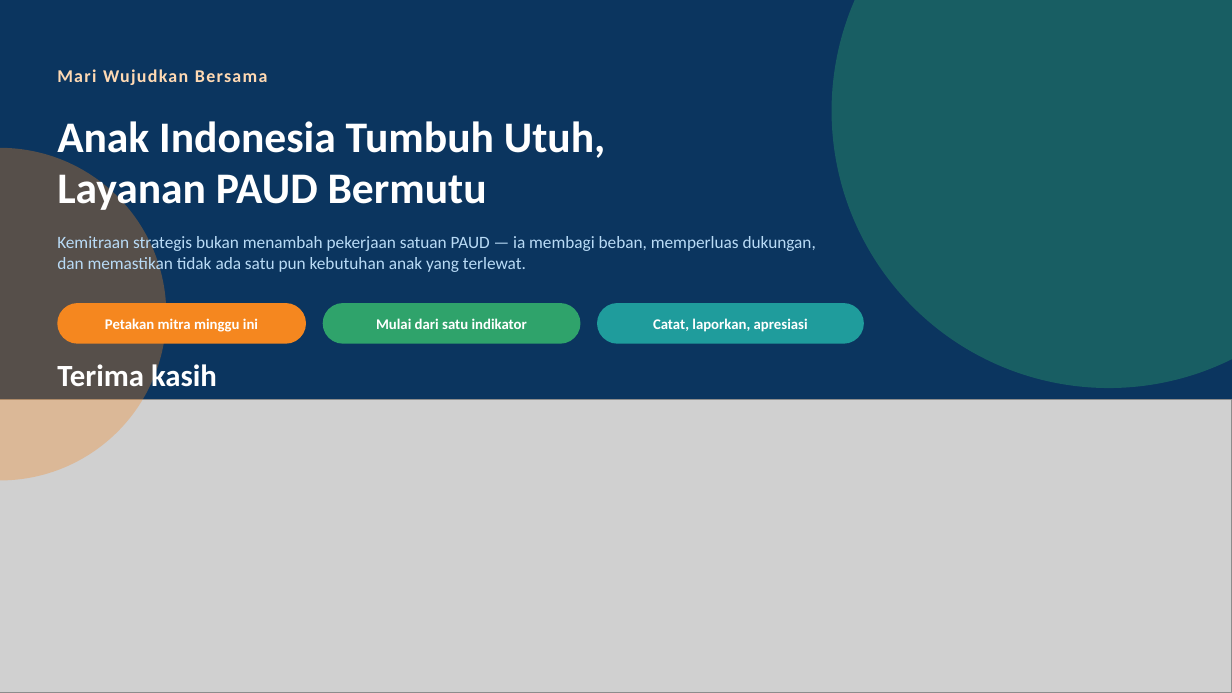
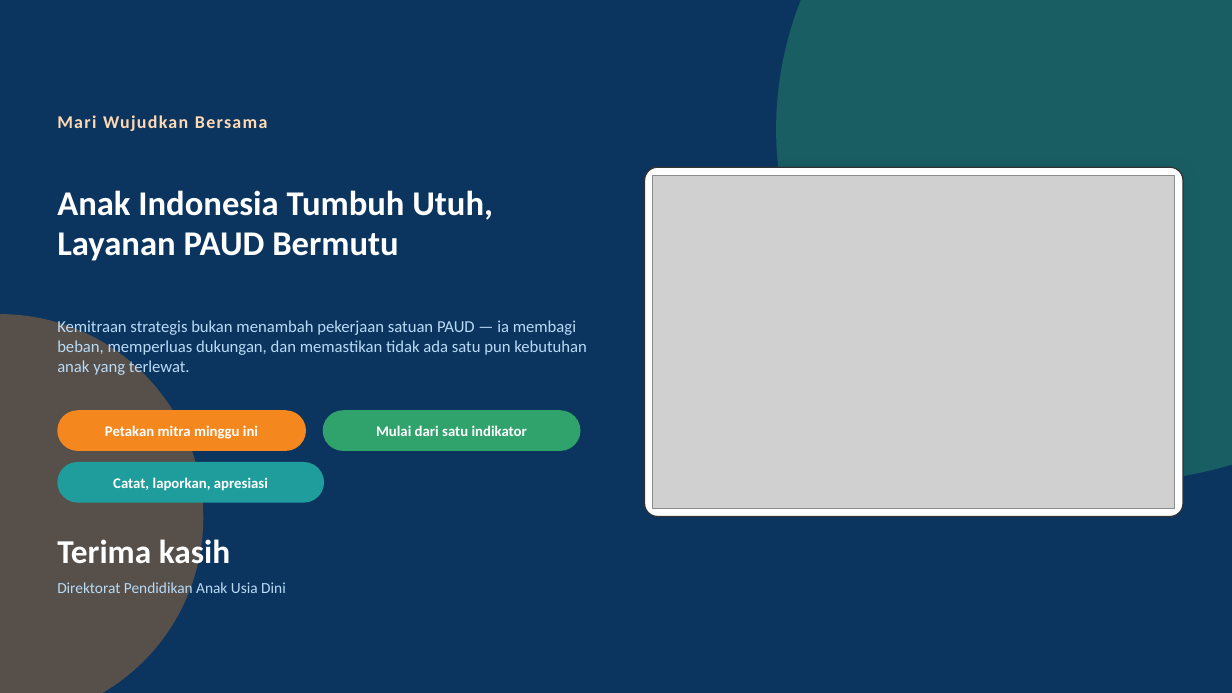
Before and after one commit to afriiqbal/kemitraanpaud, a slide deck: slide 30 of presentasi/Kemitraan_Strategis_PAUD_HI.pptx. Drawn at 1232x693 pixels with LibreOffice and Linux fonts; fonts in the diff are those of the drawing; grey boxes stand for pictures. Boxes give left, top, right and bottom in pixels: in the first picture for what was removed or moved away, otherwise in the second. Text is boxed around its words. In the diff, an @@ line names an element or a change of style, - is before the commit and + after.

```diff
--- a/presentasi/Kemitraan_Strategis_PAUD_HI.pptx
+++ b/presentasi/Kemitraan_Strategis_PAUD_HI.pptx
@@ ellipse: place and size @@
-ellipse at (832,0,1232,388)
+ellipse at (776,0,1232,481)
@@ text "Mari Wujudkan Bersama": place and size @@
-text "Mari Wujudkan Bersama" at (57,69,268,85)
+text "Mari Wujudkan Bersama" at (57,115,268,131)
@@ text "Anak Indonesia Tumbuh Utuh,": place and size @@
-text "Anak Indonesia Tumbuh Utuh," at (57,121,605,214)
+text "Anak Indonesia Tumbuh Utuh," at (57,190,493,261)
@@ text "Anak Indonesia Tumbuh Utuh," at (57,190,493,261): size 34 to 27 pt; line spacing 40pt to 31pt @@
@@ rounded rectangle added at (645,167,1184,517), fill #FFFFFF, outline #333333 1 pt @@
@@ picture added at (653,176,1176,508) @@
@@ ellipse: place and size @@
-ellipse at (0,148,166,481)
+ellipse at (0,314,203,693)
@@ text "Kemitraan strategis bukan menambah pekerjaan ...": place and size @@
-text "Kemitraan strategis bukan menambah pekerjaan ..." at (57,234,816,274)
+text "Kemitraan strategis bukan menambah pekerjaan ..." at (57,320,587,377)
@@ text "Kemitraan strategis bukan menambah pekerjaan ..." at (57,320,587,377): size 13.5 to 13 pt @@
@@ picture removed at (0,400,1232,693) @@
@@ 2 texts, 2 rounded rectangles: place and size @@
-2 texts, 2 rounded rectangles at (57,303,580,344)
+2 texts, 2 rounded rectangles at (57,410,580,451)
@@ text "Catat, laporkan, apresiasi": place and size @@
-text "Catat, laporkan, apresiasi" at (653,318,808,332)
+text "Catat, laporkan, apresiasi" at (113,477,268,491)
@@ rounded rectangle: place and size @@
-rounded rectangle at (597,303,864,344)
+rounded rectangle at (57,462,324,503)
@@ text "Terima kasih": place and size @@
-text "Terima kasih" at (57,360,217,387)
+text "Terima kasih" at (57,535,230,571)
@@ text "Terima kasih" at (57,535,230,571): size 24 to 26 pt @@
@@ text added at (57,582,286,598), 12 pt, text #B9DBF6 @@
+Direktorat Pendidikan Anak Usia Dini
```
Also in this commit, not shown: 23 other slides changed, 36 other files.
